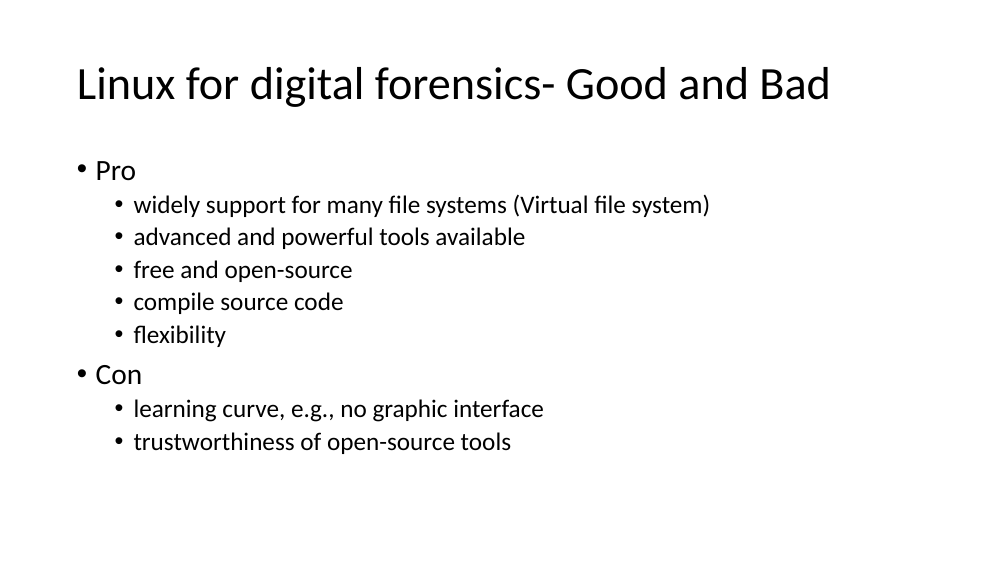
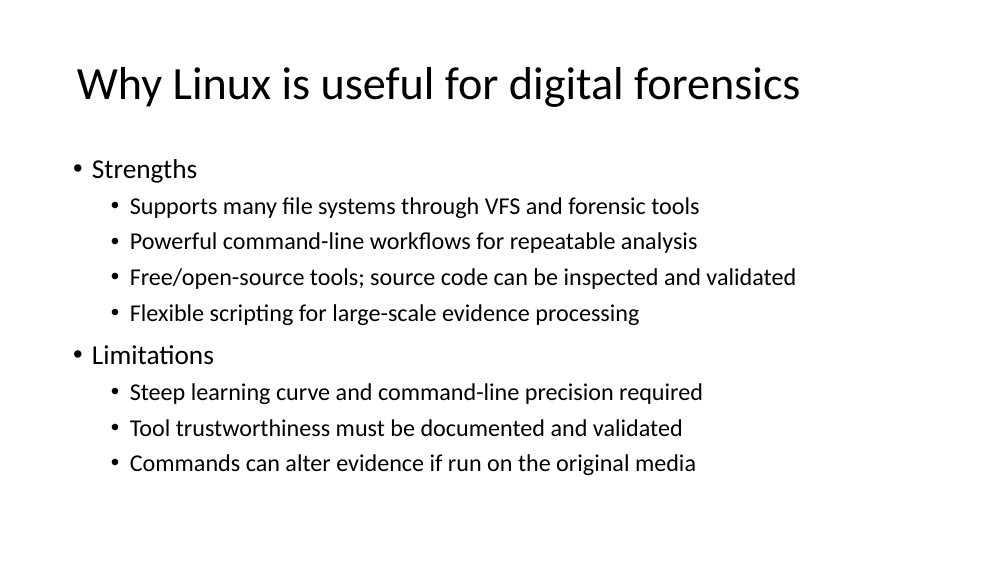
Before and after one commit to frankwxu/Digital-Forensics-Basic-Book, a slide deck: slide 16 of PPTs/Ch4_Linux_for_Digital_Forensics.pptx (slide 14 before the commit). Drawn at 1008x567 pixels with LibreOffice and Linux fonts; fonts in the diff are those of the drawing; background and template pictures are left out. Boxes give left, top, right and bottom in pixels: in the first picture for what was removed or moved away, otherwise in the second. Text is boxed around its words. In the diff, an @@ line names an element or a change of style, - is before the commit and + after.

Commit message:
update Ch3 and Ch4 presentations for Digital Forensics

```diff
--- a/PPTs/Ch4_Linux_for_Digital_Forensics.pptx
+++ b/PPTs/Ch4_Linux_for_Digital_Forensics.pptx
@@ title at [77,67,800,107]: text changed @@
-Linux for digital forensics- Good and Bad
+Why Linux is useful for digital forensics
@@ text at [92,159,796,475]: text changed; size 24 to 23 pt @@
-• Pro
-  • widely support for many file systems (Virtual file system)
-  • advanced and powerful tools available
-  • free and open-source
-  • compile source code
-  • flexibility
-• Con
-  • learning curve, e.g., no graphic interface
-  • trustworthiness of open-source tools
+• Strengths
+  • Supports many file systems through VFS and forensic tools
+  • Powerful command-line workflows for repeatable analysis
+  • Free/open-source tools; source code can be inspected and validated
+  • Flexible scripting for large-scale evidence processing
+• Limitations
+  • Steep learning curve and command-line precision required
+  • Tool trustworthiness must be documented and validated
+  • Commands can alter evidence if run on the original media
```
Also in this commit, not shown: 44 other slides changed, 8 slides added, 6 slides removed, 1 other file.
